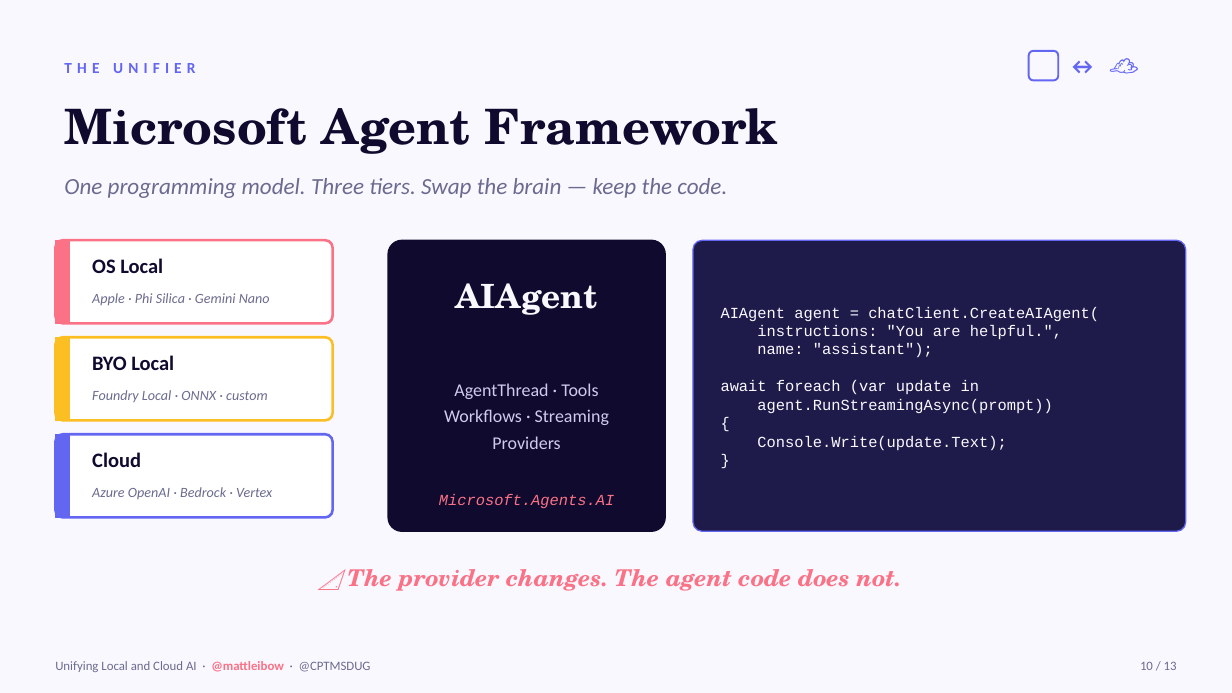
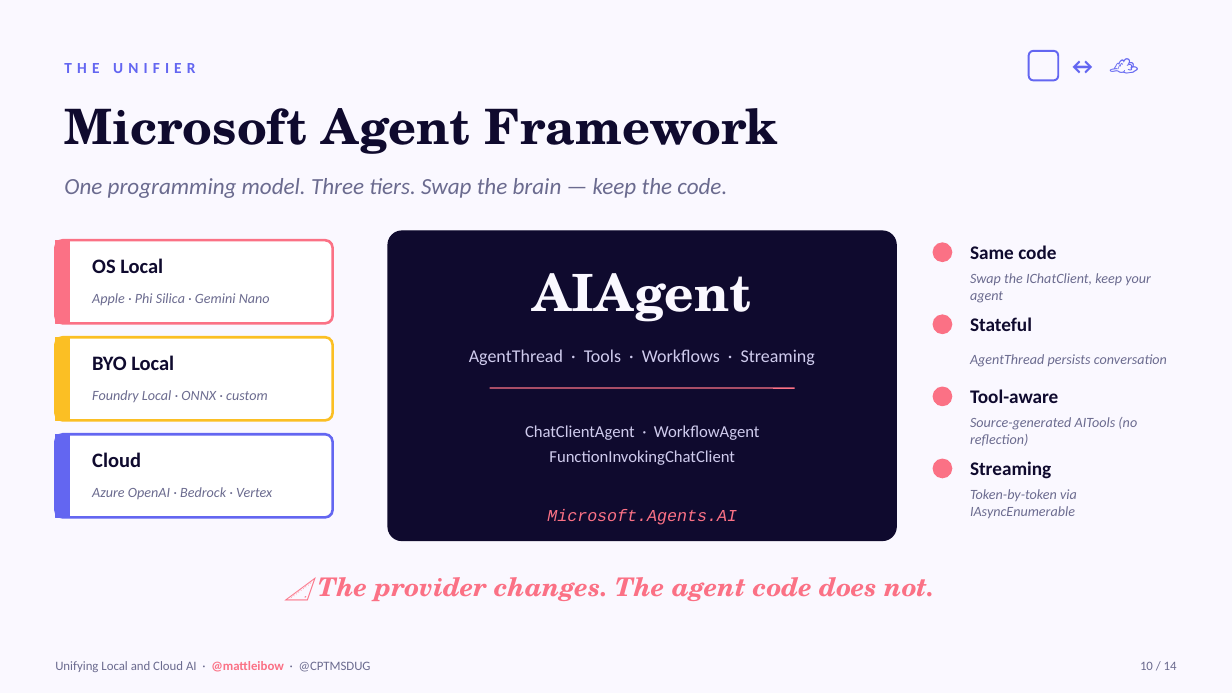
Before and after one commit to mattleibow/cptmsdug-local-cloud-agent-framework, a slide deck: slide 10 of slides/Unifying-Local-Cloud-AI.pptx. Drawn at 1232x693 pixels with LibreOffice and Linux fonts; fonts in the diff are those of the drawing. Boxes give left, top, right and bottom in pixels: in the first picture for what was removed or moved away, otherwise in the second. Text is boxed around its words. In the diff, an @@ line names an element or a change of style, - is before the commit and + after.

```diff
--- a/slides/Unifying-Local-Cloud-AI.pptx
+++ b/slides/Unifying-Local-Cloud-AI.pptx
@@ rounded rectangle: place and size @@
-rounded rectangle at <box>388,240,665,531</box>
+rounded rectangle at <box>388,231,897,541</box>
@@ rounded rectangle at <box>388,231,897,541</box>: proportions changed @@
@@ text "AIAgent": place and size @@
-text "AIAgent" at <box>455,283,597,315</box>
+text "AIAgent" at <box>533,273,751,322</box>
@@ text "AIAgent" at <box>533,273,751,322</box>: size 26 to 40 pt @@
@@ rounded rectangle removed at <box>693,240,1186,531</box> @@
@@ ellipse added at <box>933,243,952,262</box>, fill #FB7185, outline #FB7185 1 pt @@
@@ text added at <box>970,245,1056,259</box>, 15 pt, text #0F0A2E, bold @@
+Same code
@@ text added at <box>970,273,1151,303</box>, 11 pt, text #6B6B8F, italic @@
+Swap the IChatClient, keep your agent
@@ text removed at <box>721,307,1099,451</box> @@
-AIAgent agent = chatClient.CreateAIAgent(
-instructions: "You are helpful.",
-name: "assistant");
-await foreach (var update in
-agent.RunStreamingAsync(prompt))
-{
-Console.Write(update.Text);
-}
@@ ellipse added at <box>933,315,952,334</box>, fill #FB7185, outline #FB7185 1 pt @@
@@ text added at <box>970,317,1032,331</box>, 15 pt, text #0F0A2E, bold @@
+Stateful
@@ text at <box>469,349,815,365</box>: text changed @@
-AgentThread · Tools
-Workflows · Streaming
-Providers
+AgentThread · Tools · Workflows · Streaming
@@ text added at <box>970,354,1167,367</box>, 11 pt, text #6B6B8F, italic @@
+AgentThread persists conversation
@@ line added from (490, 388) to (795, 388), #FB7185 1 pt @@
@@ ellipse added at <box>933,387,952,406</box>, fill #FB7185, outline #FB7185 1 pt @@
@@ text added at <box>970,389,1058,403</box>, 15 pt, text #0F0A2E, bold @@
+Tool-aware
@@ text added at <box>970,417,1137,446</box>, 11 pt, text #6B6B8F, italic @@
+Source-generated AITools (no reflection)
@@ text added at <box>525,425,759,465</box>, 13 pt, text #CFCBED @@
+ChatClientAgent · WorkflowAgent
+FunctionInvokingChatClient
@@ ellipse added at <box>933,459,952,478</box>, fill #FB7185, outline #FB7185 1 pt @@
@@ text added at <box>970,461,1051,479</box>, 15 pt, text #0F0A2E, bold @@
+Streaming
@@ text "Microsoft.Agents.AI": place and size @@
-text "Microsoft.Agents.AI" at <box>439,494,614,508</box>
+text "Microsoft.Agents.AI" at <box>547,509,737,525</box>
@@ text "Microsoft.Agents.AI" at <box>547,509,737,525</box>: size 12 to 13 pt @@
@@ text added at <box>970,489,1077,518</box>, 11 pt, text #6B6B8F, italic @@
+Token-by-token via IAsyncEnumerable
@@ text "📐 The provider changes. The ...": place and size @@
-text "📐 The provider changes. The ..." at <box>347,569,901,591</box>
+text "📐 The provider changes. The ..." at <box>318,577,934,601</box>
@@ text "📐 The provider changes. The ..." at <box>318,577,934,601</box>: size 18 to 20 pt @@
@@ text at <box>1140,662,1177,670</box>: text changed @@
-10 / 13
+10 / 14
```
Also in this commit, not shown: 10 other slides changed, 1 slide added, 3 other files.
